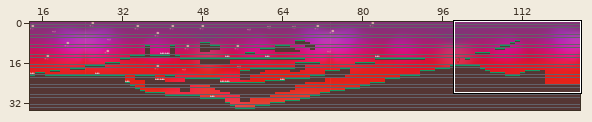
Tiled map -- android/assets/Primer nivel.tmx. The first picture is a wide view before the edit; the outline marks the close-up.
Close-up. Earlier state:
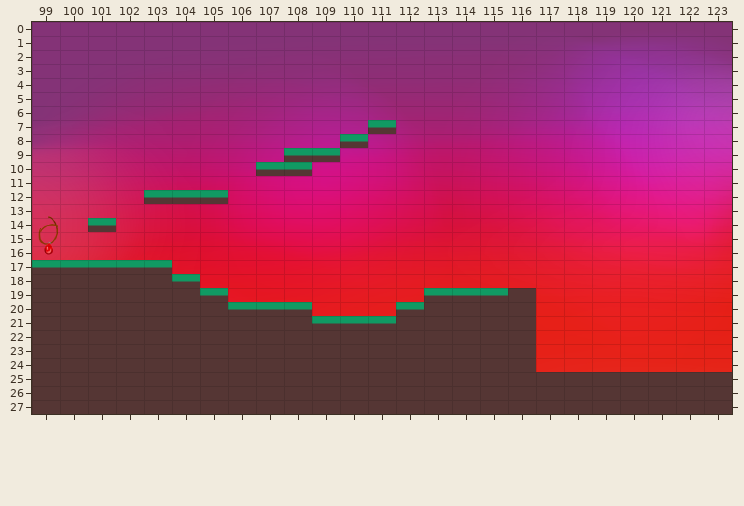
Cells are 64x32 px. Shown: x 99..123, y 0..27. The commit also changed other parts of the map, which this record leaves out.
After the commit:
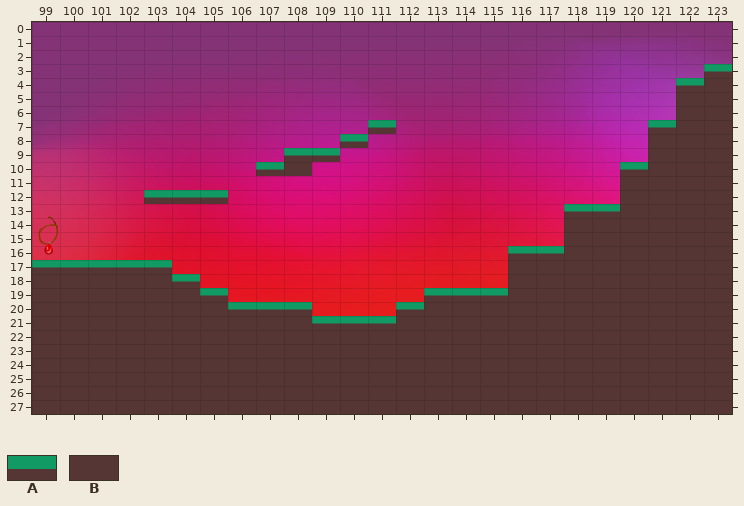
Key: from "Untitled-9": A 66, B 82.
_ is an empty cell.
What changed:
Layer "Pasto y Picos":
y 3: x 123 _ -> A
y 4: x 122..123 __ -> AB
y 5..6: x 122..123 __ -> BB
y 7: x 121..123 ___ -> ABB
y 8..9: x 121..123 ___ -> BBB
y 10: x 108 A -> B; x 120..123 ____ -> ABBB
y 11..12: x 120..123 ____ -> BBBB
y 13: x 118..123 ______ -> AABBBB
y 14: x 101 A -> _; x 118..123 ______ -> BBBBBB
y 15: x 118..123 ______ -> BBBBBB
y 16: x 116..123 ________ -> AABBBBBB
y 17..18: x 116..123 ________ -> BBBBBBBB
y 19..24: x 117..123 _______ -> BBBBBBB
